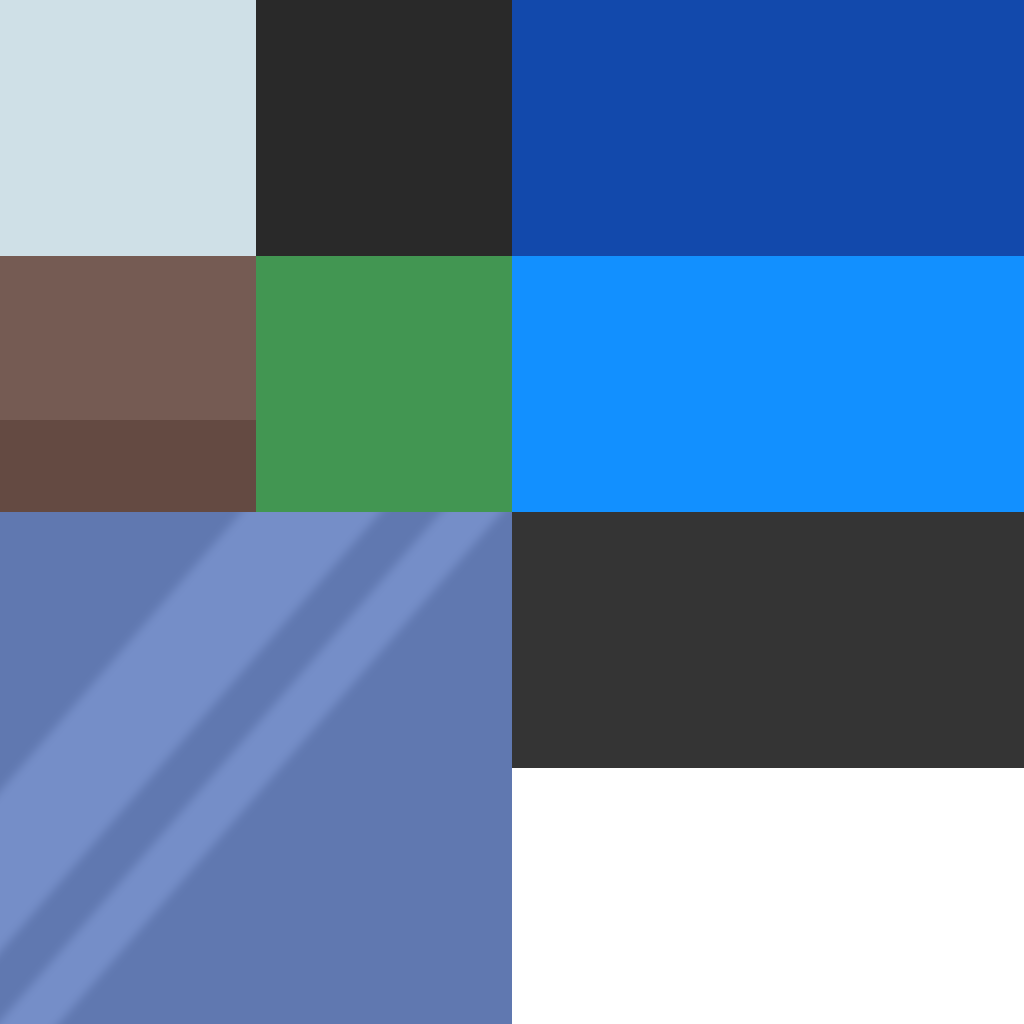
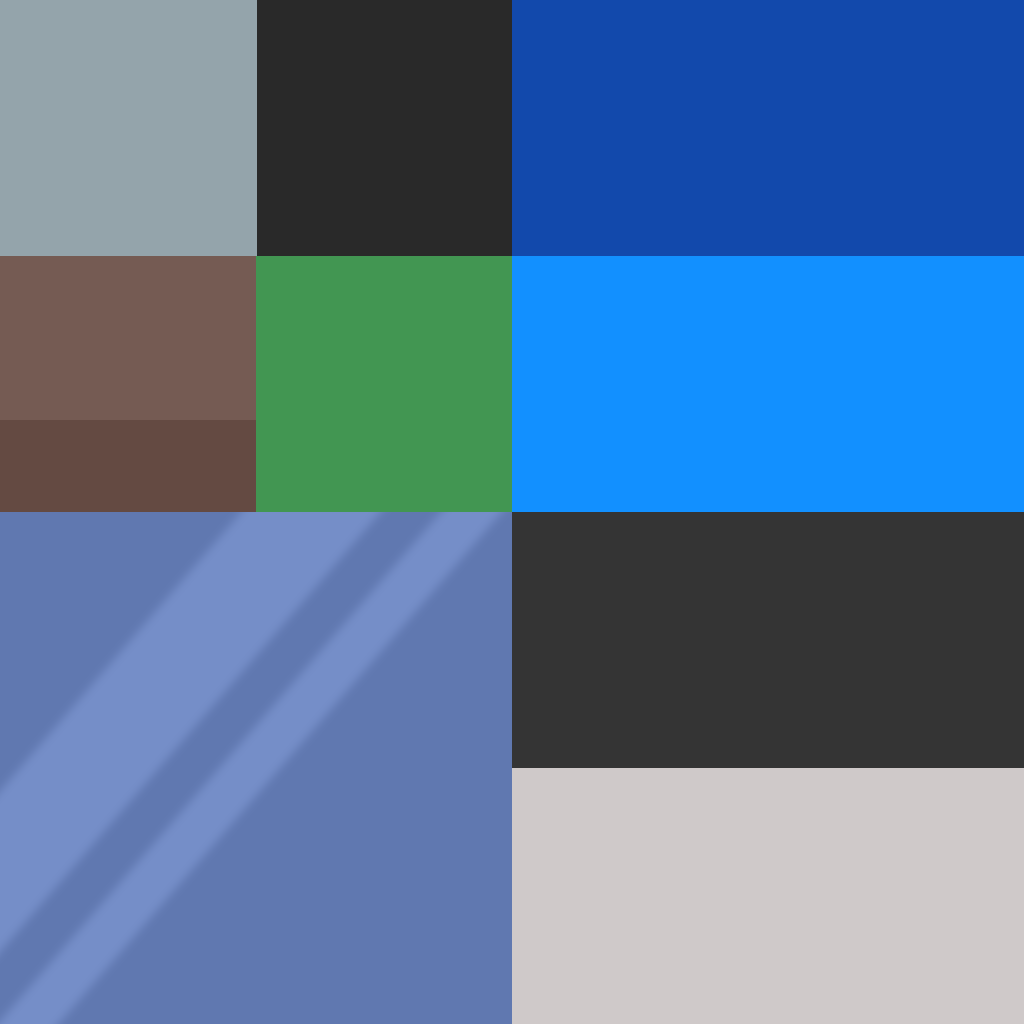
Comparing the layer stacks of the two 1024x1024 images. Changes:
added layer "矩形 1 拷贝 4" above "矩形 1 拷贝 3" over [0,0,257,256]
added layer "矩形 1 拷贝 3" above "矩形 1 拷贝 2" over [512,768,1024,1024]